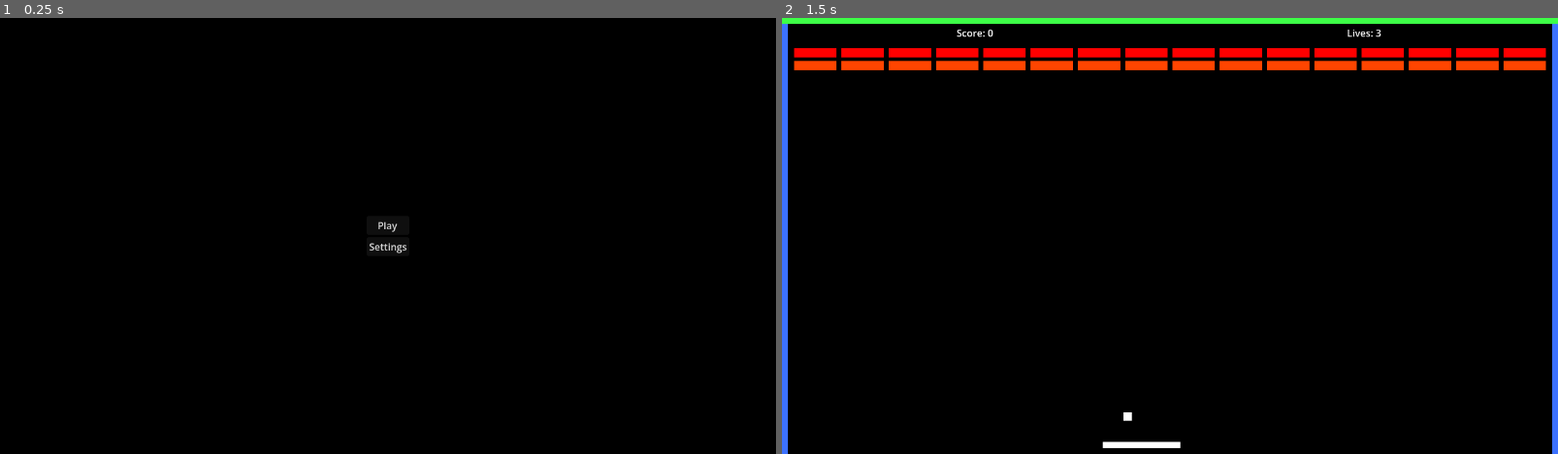
Above: before the commit, frames 1-2 (left to right).
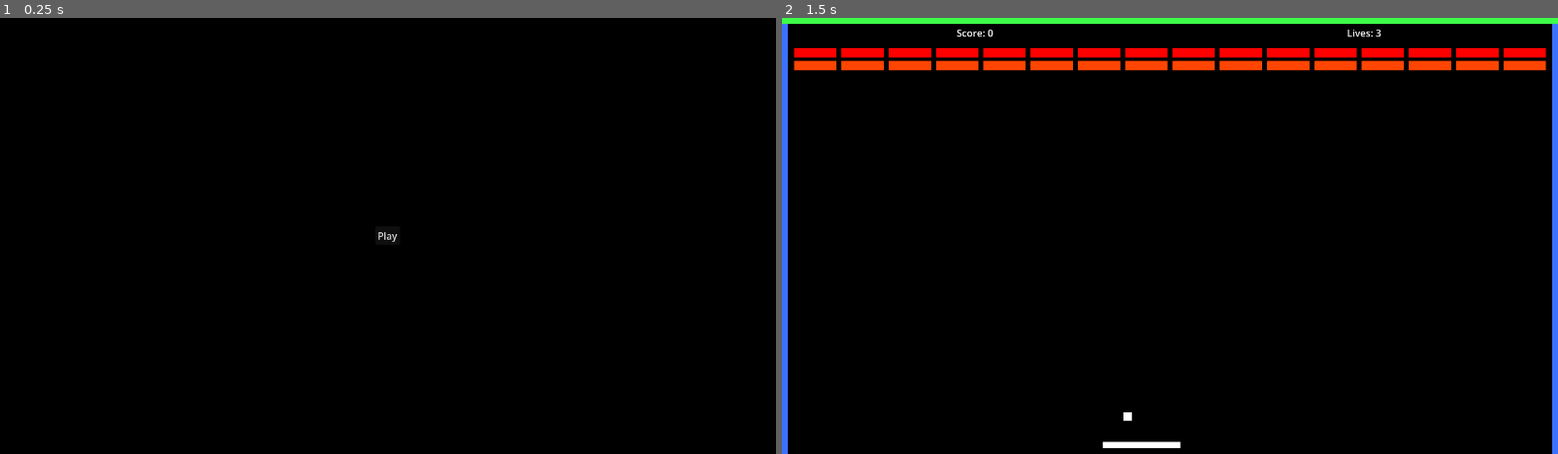
Above: after the commit, the same moments.

Repository: jordonbigelow/Can-You-Breakout
Game: Godot game, scene res://Scenes/main_menu.tscn
The game is run twice, just before and just after one commit, with the same random seed, the same clock (stepped at 60 frames per second) and the same inputs. Sound files missing from this copy of the repository are replaced by a short silence.
Inputs:
- Up to frame 1 (0.25 s): no input
- Up to frame 2 (1.5 s): click "Play" at 0.5 s; click "Play" at 1.25 s

The runs differ from the first frame. In frame 1, 0.1% of the frame differs, in the area x 47-53%, y 46-54%; in frame 2, nothing differs.

Commit message:
further adjusted the volume mix, and hit the settings button for now

Diff:
--- a/Scenes/level3.tscn
+++ b/Scenes/level3.tscn
@@ -77,7 +77,7 @@
 
 [node name="SoundEffects" type="AudioStreamPlayer" parent="." unique_id=399970556]
 stream = ExtResource("6_h6p24")
-volume_db = 3.0
+volume_db = 4.0
 
 [node name="Music" type="AudioStreamPlayer" parent="." unique_id=2111258381]
 stream = ExtResource("8_1x0xh")
--- a/Scenes/main_menu.tscn
+++ b/Scenes/main_menu.tscn
@@ -34,6 +34,7 @@
 text = "Play"
 
 [node name="SettingsButton" type="Button" parent="CenterContainer/VBoxContainer" unique_id=1775116263]
+visible = false
 layout_mode = 2
 text = "Settings"
 
